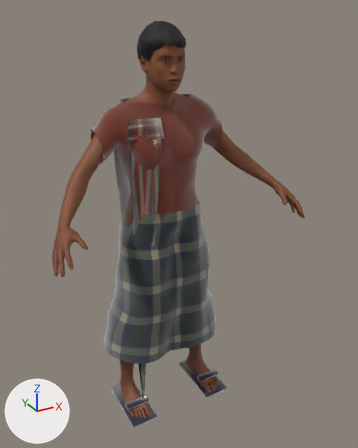
Before and after pictures for a commit that changed the glTF model made/rahim.glb.
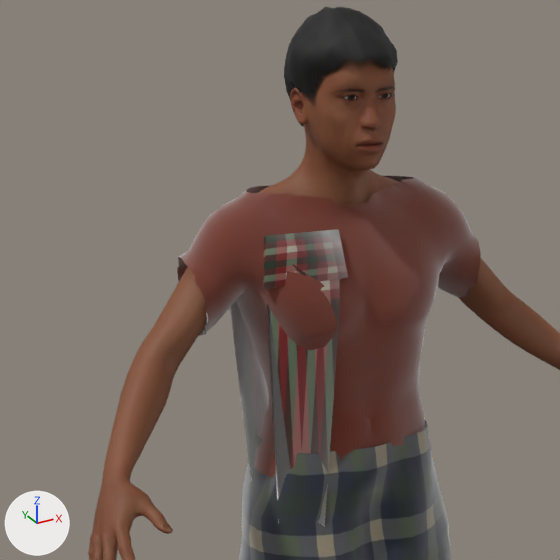
The first picture shows the older version from a camera (50 mm lens) standing at (-0.862, -1.739, 1.694) and looking at (0.048, -0.085, 0.867). The close-ups show the older and then the newer version on the part from 4% to 72% of the width and 4% to 58% of the height of that picture. Only the edits that show in the close-ups are written down. Every picture has the same lights, and +X, +Y and +Z are marked at lower left. Vertices at exactly the same position are counted once.

Names of what the first close-up shows: 'gamchha', 'lungi', 'rahim', 'rahim.short02', 'shirt' and 2 more.
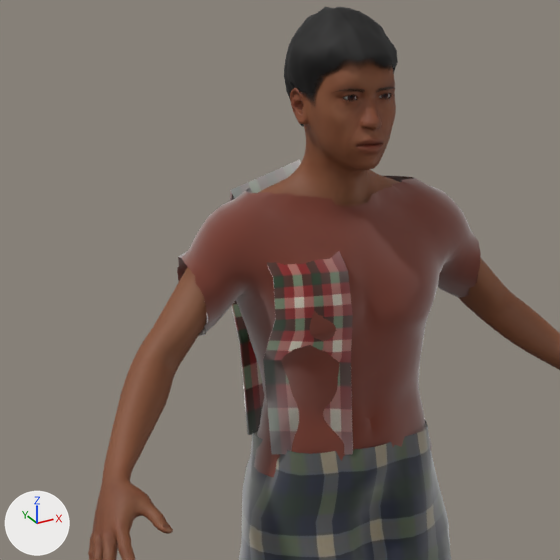
Changed parts and their boxes [x1, y1, x2, y2] in the close-ups (560 x 560 px):
'gamchha', reshaped: before [230, 229, 348, 527]; after [230, 160, 353, 455]

The change in detail:
me_gamchha is used by ob_gamchha; location (0.0, 0.0, 0.0).
me_gamchha had 20 vertices, 36 faces and spanned x -0.172..-0.033, y -0.143..0.109, z 0.056..1.319.
me_gamchha now has 36 vertices, 68 faces and spans x -0.161..-0.038, y -0.15..0.111, z 0.946..1.411.
me_gamchha part 1: the whole mesh is rebuilt.
